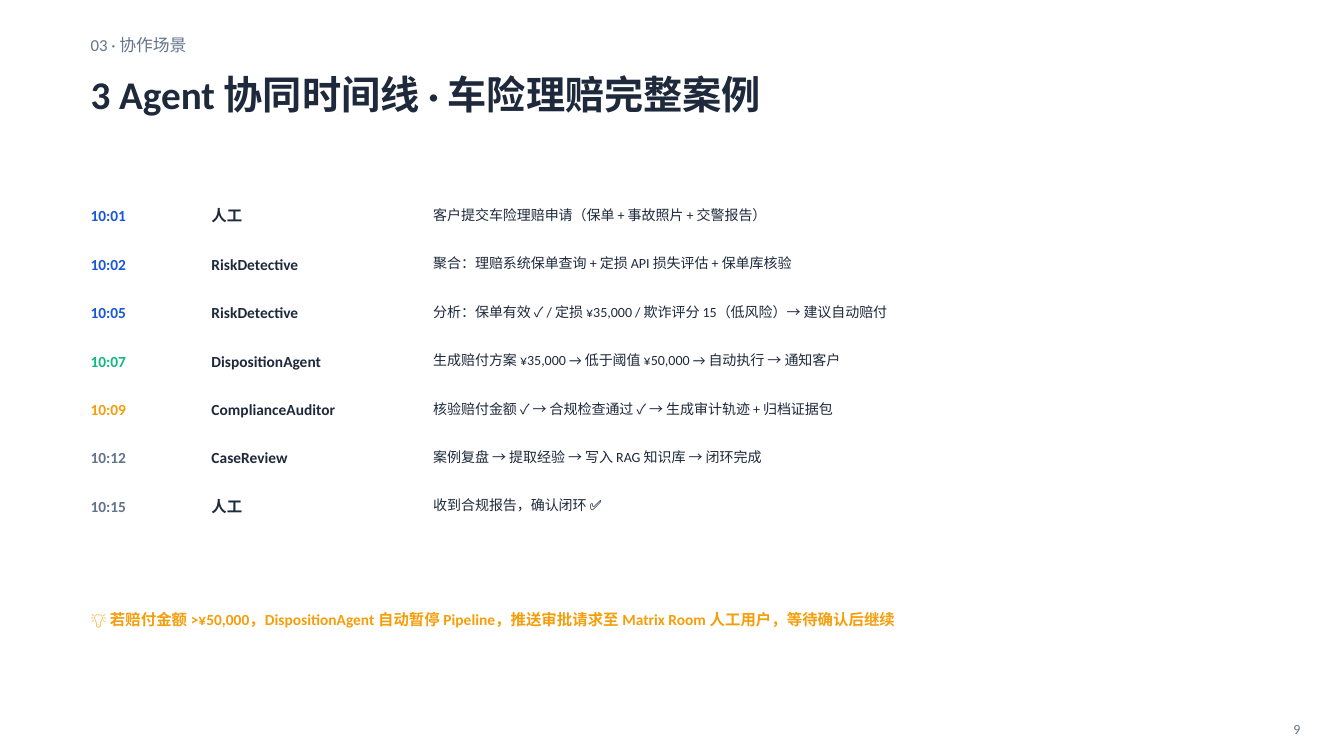
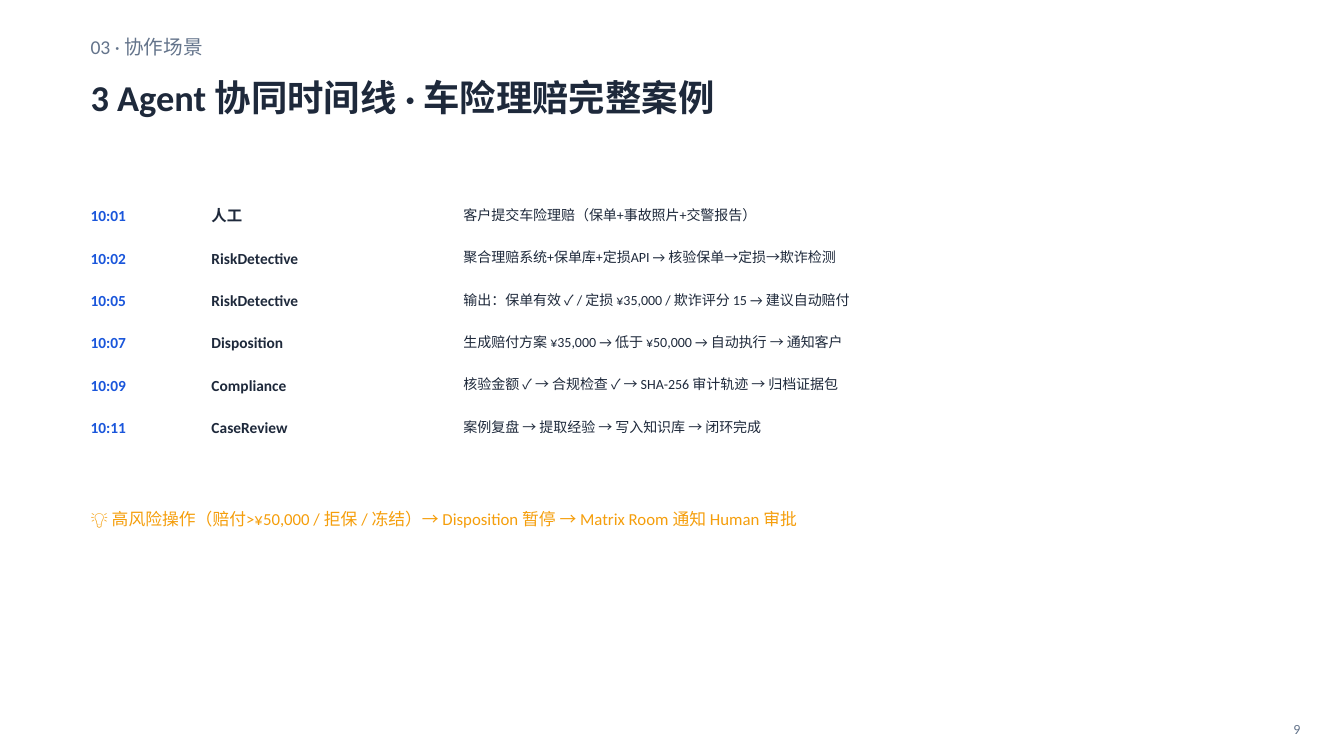
Before and after one commit to 1Adalt/finco-pilot, a slide deck: slide 9 of v2-3agent/FinCopilot初赛方案-3Agent.pptx. Drawn at 1344x756 pixels with LibreOffice and Linux fonts; fonts in the diff are those of the drawing. Boxes give left, top, right and bottom in pixels: in the first picture for what was removed or moved away, otherwise in the second. Text is boxed around its words. In the diff, an @@ line names an element or a change of style, - is before the commit and + after.

Commit message:
feat: 补强 PPT(19页) + README运行证据 — Skill失败处理/可观测/MCP契约/4项能力

```diff
--- a/v2-3agent/FinCopilot初赛方案-3Agent.pptx
+++ b/v2-3agent/FinCopilot初赛方案-3Agent.pptx
@@ text "03 · 协作场景" at (91, 37, 203, 56): size 12 to 14 pt @@
@@ text "3 Agent 协同时间线 · 车险理赔完整案例" at (91, 80, 714, 117): size 28 to 26 pt @@
@@ text at (463, 208, 756, 222): text changed @@
-客户提交车险理赔申请（保单 + 事故照片 + 交警报告）
+客户提交车险理赔（保单+事故照片+交警报告）
@@ text "10:02": place and size @@
-text "10:02" at (91, 260, 126, 270)
+text "10:02" at (91, 254, 126, 264)
@@ text "RiskDetective": place and size @@
-text "RiskDetective" at (211, 259, 298, 270)
+text "RiskDetective" at (211, 253, 298, 264)
@@ text at (463, 250, 835, 264): text changed @@
-聚合：理赔系统保单查询 + 定损 API 损失评估 + 保单库核验
+聚合理赔系统+保单库+定损API → 核验保单→定损→欺诈检测
@@ text "10:05": place and size @@
-text "10:05" at (91, 308, 126, 318)
+text "10:05" at (91, 296, 126, 306)
@@ text "RiskDetective": place and size @@
-text "RiskDetective" at (211, 307, 298, 318)
+text "RiskDetective" at (211, 295, 298, 306)
@@ text at (463, 293, 850, 307): text changed @@
-分析：保单有效 ✓ / 定损 ¥35,000 / 欺诈评分 15（低风险）→ 建议自动赔付
+输出：保单有效 ✓ / 定损 ¥35,000 / 欺诈评分 15 → 建议自动赔付
@@ text "10:07": place and size @@
-text "10:07" at (91, 357, 126, 367)
+text "10:07" at (91, 338, 126, 348)
@@ text "10:07" at (91, 338, 126, 348): text colour #10B981 to #1A56DB @@
@@ text removed at (211, 356, 321, 370) @@
-DispositionAgent
@@ text added at (211, 337, 283, 351), 11 pt, text #1E293B, bold @@
+Disposition
@@ text at (463, 335, 843, 349): text changed @@
-生成赔付方案 ¥35,000 → 低于阈值 ¥50,000 → 自动执行 → 通知客户
+生成赔付方案 ¥35,000 → 低于 ¥50,000 → 自动执行 → 通知客户
@@ text "10:09": place and size @@
-text "10:09" at (91, 405, 126, 415)
+text "10:09" at (91, 381, 126, 391)
@@ text "10:09" at (91, 381, 126, 391): text colour #F59E0B to #1A56DB @@
@@ text added at (211, 380, 286, 394), 11 pt, text #1E293B, bold @@
+Compliance
@@ text at (463, 377, 838, 390): text changed @@
-核验赔付金额 ✓ → 合规检查通过 ✓ → 生成审计轨迹 + 归档证据包
+核验金额 ✓ → 合规检查 ✓ → SHA-256 审计轨迹 → 归档证据包
@@ text "CaseReview": place and size @@
-text "CaseReview" at (211, 452, 287, 463)
+text "CaseReview" at (211, 422, 287, 433)
@@ text removed at (211, 404, 335, 418) @@
-ComplianceAuditor
@@ text at (91, 423, 126, 433): text changed; text colour #64748B to #1A56DB @@
-10:12
+10:11
@@ text at (463, 420, 761, 433): text changed @@
-案例复盘 → 提取经验 → 写入 RAG 知识库 → 闭环完成
+案例复盘 → 提取经验 → 写入知识库 → 闭环完成
@@ text removed at (91, 502, 126, 512) @@
-10:15
@@ text removed at (211, 499, 242, 513) @@
-人工
@@ text removed at (433, 498, 586, 511) @@
-收到合规报告，确认闭环 ✅
@@ text added at (112, 510, 797, 528), 12 pt, text #F59E0B @@
+💡 高风险操作（赔付>¥50,000 / 拒保 / 冻结）→ Disposition 暂停 → Matrix Room 通知 Human 审批
@@ text removed at (110, 612, 895, 628) @@
-💡 若赔付金额 >¥50,000，DispositionAgent 自动暂停 Pipeline，推送审批请求至 Matrix Room 人工用户，等待确认后继续
```
Also in this commit, not shown: 13 other slides changed, 5 slides added, 3 slides removed, 2 other files.
